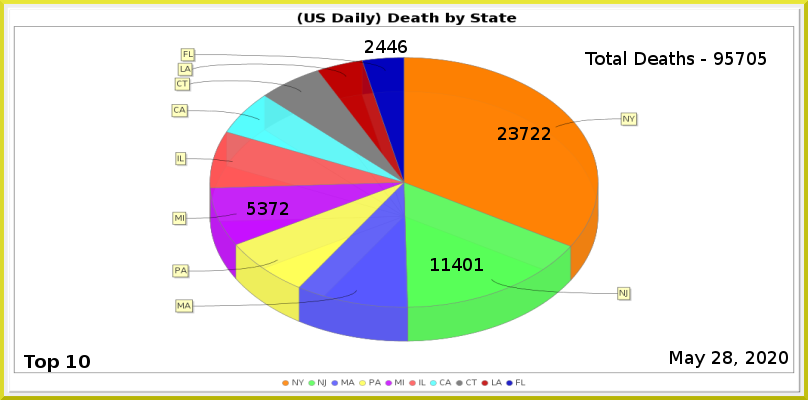
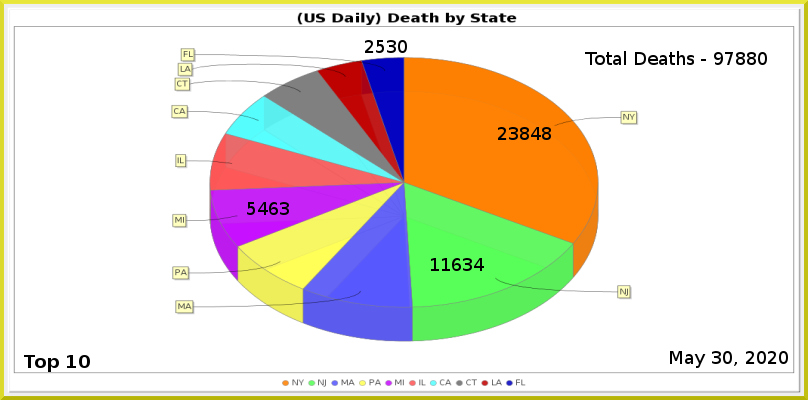
Layered file, before and after one edit (w=808, h=400). Changes by layer:
painted on "Least" over left=376, top=40, right=407, bottom=53
painted on "MI" over left=258, top=202, right=289, bottom=215
painted on "NJ" over left=452, top=258, right=484, bottom=271
painted on "NY" over left=520, top=127, right=551, bottom=140
renamed "Total Deaths - 95705" to "Total Deaths - 97880", painted on it over left=725, top=52, right=767, bottom=65
painted on "Current Date" over left=712, top=351, right=732, bottom=364
painted on "Death_by_State.png" over left=171, top=15, right=639, bottom=342
